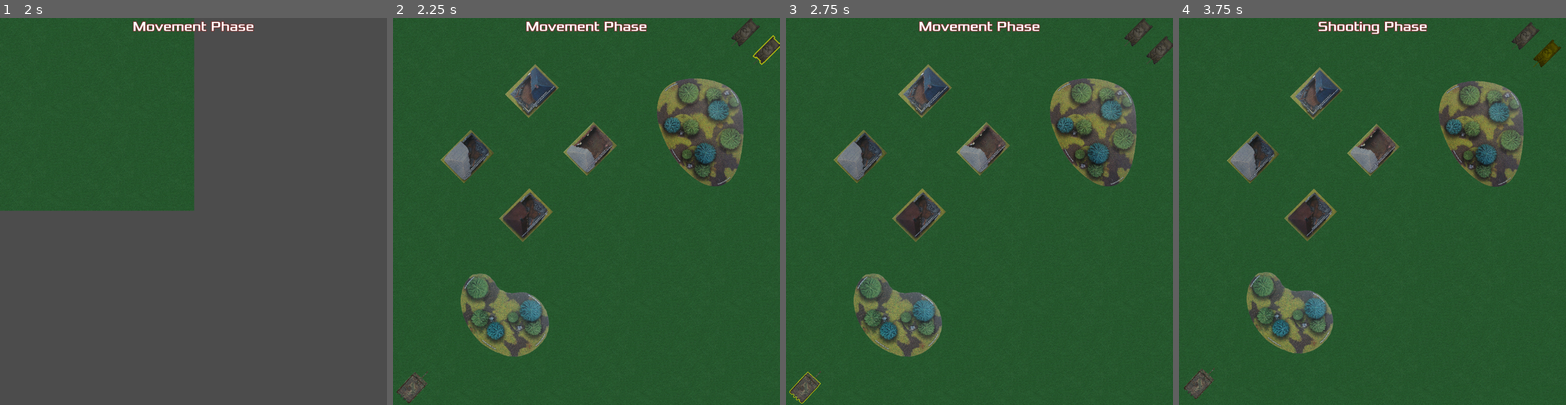
Above: before the commit, frames 1-4 (left to right).
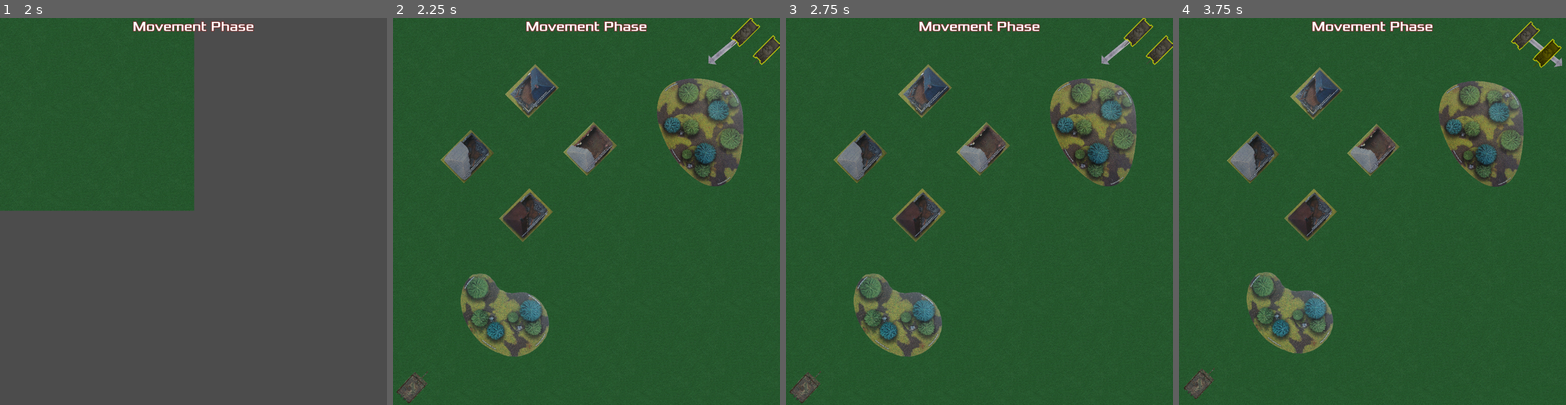
Above: after the commit, the same moments.

Repository: raulh39/Tanks2d
Game: Godot game, scene res://Scenes/Menu.tscn
Same seed, same stepped clock (60 frames per second), same inputs: the game is played once before the commit and once after it.
Inputs (mouse positions are in pixels of both pictures, inside the frame that each line leads up to):
- Up to frame 1 (2 s): click "New Game" at 0.5 s; tap Enter at 1.25 s; move the mouse to (278, 192) at 1.27 s; hold Up (ui_up) from 1.28 s (still down); hold Middle mouse button (cam_drag) from 1.28 s (still down)
- Up to frame 2 (2.25 s): tap Space at 2 s; move the mouse to (509, 230) at 2.02 s; release Up (ui_up) at 2.03 s; release Middle mouse button (cam_drag) at 2.03 s; hold Down (ui_down) from 2.03 s (still down); tap Mouse wheel up (cam_zoom_in) at 2.1 s
- Up to frame 3 (2.75 s): keep holding Down (ui_down)
- Up to frame 4 (3.75 s): tap Enter at 2.75 s; move the mouse to (1531, 33) at 2.77 s; release Down (ui_down) at 2.78 s; hold Up (ui_up) from 2.78 s (still down); tap Mouse wheel down (cam_zoom_out) at 2.85 s; tap Space at 3.5 s; move the mouse to (1546, 52) at 3.52 s; tap Middle mouse button (cam_drag) at 3.6 s

Frame 1 is identical in both runs. In frame 2, 0.2% of the frame differs, in the area x 81-95%, y 0-13%; in frame 3, 0.3%; in frame 4, 0.8%, in the area x 34-99%, y 0-13%.

Commit message:
WIP: Arrow scene

Diff:
--- /dev/null
+++ b/Scenes/Arrow.gd
@@ -0,0 +1,11 @@
+extends PathFollow2D
+
+class_name Arrow
+
+const VELOCITY := 0.01
+
+func _input(event: InputEvent)->void:
+	if event.is_action("ui_down"):
+		unit_offset += VELOCITY
+	if event.is_action("ui_up"):
+		unit_offset -= VELOCITY
--- a/Scenes/Arrow.tscn
+++ b/Scenes/Arrow.tscn
@@ -1,7 +1,19 @@
-[gd_scene load_steps=2 format=2]
+[gd_scene load_steps=4 format=2]
 
-[ext_resource path="res://Assets/Arrow_01.png" type="Texture" id=1]
+[ext_resource path="res://Scenes/Arrow.gd" type="Script" id=1]
+[ext_resource path="res://Assets/Arrow_01.png" type="Texture" id=2]
+[ext_resource path="res://Scenes/ArrowSprite.gd" type="Script" id=3]
 
-[node name="Arrow" type="Sprite"]
-texture = ExtResource( 1 )
-offset = Vector2( 276.5, 0 )
+[node name="Arrow" type="PathFollow2D"]
+script = ExtResource( 1 )
+
+[node name="ArrowSprite" type="Sprite" parent="."]
+texture = ExtResource( 2 )
+centered = false
+offset = Vector2( 0, -74 )
+script = ExtResource( 3 )
+
+[node name="CollisionArea" type="Area2D" parent="ArrowSprite"]
+
+[node name="CollisionForArrow" type="CollisionPolygon2D" parent="ArrowSprite/CollisionArea"]
+polygon = PoolVector2Array( 0, -32, 484.889, -30.2222, 485.778, -73.3333, 550.222, 0.444443, 485.333, 72.4444, 484.444, 30.2222, -1.33334, 28 )
--- /dev/null
+++ b/Scenes/ArrowSprite.gd
@@ -0,0 +1,5 @@
+extends Sprite
+
+func _process(delta:float)->void:
+	var angle_to_mouse_pos := get_local_mouse_position().angle()
+	rotation += angle_to_mouse_pos
--- a/Scenes/Tanks/American/ShermanTank.tscn
+++ b/Scenes/Tanks/American/ShermanTank.tscn
@@ -21,6 +21,7 @@
 shape = SubResource( 1 )
 
 [node name="Hull" parent="." index="2"]
+position = Vector2( 0.663422, 0 )
 texture = ExtResource( 2 )
 region_enabled = true
 region_rect = Rect2( 0, 0, 326, 146 )
--- a/Scenes/Tanks/Vehicle.gd
+++ b/Scenes/Tanks/Vehicle.gd
@@ -25,6 +25,8 @@
 
 var has_acted := false
 
+var _arrow_scene = preload("res://Scenes/Arrow.tscn")
+
 func set_selectable(var selectable: bool) -> void:
 	($HullGlow as CanvasItem).visible = selectable
 
@@ -36,17 +38,20 @@
 
 func move_tank():
 	print("moving")
-	yield(get_tree().create_timer(1), "timeout")
+	var a: Node2D = _arrow_scene.instance()
+	$HullBorderPath.add_child(a)
+	yield(get_tree().create_timer(10), "timeout")
+	a.queue_free()
 	print("moved")
 
 func shoot_tank():
 	print("shooting")
-	yield(get_tree().create_timer(1), "timeout")
+	yield(get_tree().create_timer(10), "timeout")
 	print("shooted")
 
 func command_tank():
 	print("commanding")
-	yield(get_tree().create_timer(1), "timeout")
+	yield(get_tree().create_timer(10), "timeout")
 	print("commanded")
 
 func total_adjusted_initiative() -> int:
--- a/project.godot
+++ b/project.godot
@@ -9,6 +9,11 @@
 config_version=4
 
 _global_script_classes=[ {
+"base": "PathFollow2D",
+"class": "Arrow",
+"language": "GDScript",
+"path": "res://Scenes/Arrow.gd"
+}, {
 "base": "MarginContainer",
 "class": "Gui",
 "language": "GDScript",
@@ -20,6 +25,7 @@
 "path": "res://Scenes/Tanks/Vehicle.gd"
 } ]
 _global_script_class_icons={
+"Arrow": "",
 "Gui": "",
 "Vehicle": ""
 }
@@ -59,6 +65,20 @@
 
 [input]
 
+ui_up={
+"deadzone": 0.5,
+"events": [ Object(InputEventKey,"resource_local_to_scene":false,"resource_name":"","device":0,"alt":false,"shift":false,"control":false,"meta":false,"command":false,"pressed":false,"scancode":16777232,"unicode":0,"echo":false,"script":null)
+, Object(InputEventJoypadButton,"resource_local_to_scene":false,"resource_name":"","device":0,"button_index":12,"pressure":0.0,"pressed":false,"script":null)
+, Object(InputEventKey,"resource_local_to_scene":false,"resource_name":"","device":0,"alt":false,"shift":false,"control":false,"meta":false,"command":false,"pressed":false,"scancode":87,"unicode":0,"echo":false,"script":null)
+ ]
+}
+ui_down={
+"deadzone": 0.5,
+"events": [ Object(InputEventKey,"resource_local_to_scene":false,"resource_name":"","device":0,"alt":false,"shift":false,"control":false,"meta":false,"command":false,"pressed":false,"scancode":16777234,"unicode":0,"echo":false,"script":null)
+, Object(InputEventJoypadButton,"resource_local_to_scene":false,"resource_name":"","device":0,"button_index":13,"pressure":0.0,"pressed":false,"script":null)
+, Object(InputEventKey,"resource_local_to_scene":false,"resource_name":"","device":0,"alt":false,"shift":false,"control":false,"meta":false,"command":false,"pressed":false,"scancode":83,"unicode":0,"echo":false,"script":null)
+ ]
+}
 cam_zoom_out={
 "deadzone": 0.5,
 "events": [ Object(InputEventMouseButton,"resource_local_to_scene":false,"resource_name":"","device":0,"alt":false,"shi …(212 unchanged characters)…
